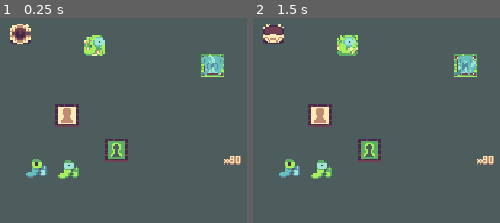
Above: before the commit, frames 1-2 (left to right).
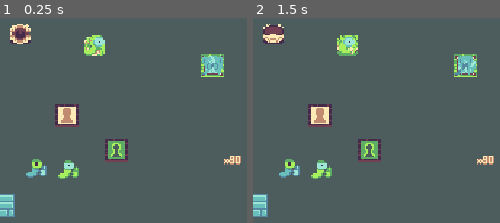
Above: after the commit, the same moments.

Repository: Patashu/Achronal-Dungeon
Game: Godot game, scene res://TileSet.tscn
Same seed, same stepped clock (60 frames per second), same inputs: the game is played once before the commit and once after it. This scene is started directly instead of the project's main scene.
Inputs (mouse positions are in pixels of both pictures, inside the frame that each line leads up to):
- Up to frame 1 (0.25 s): no input
- Up to frame 2 (1.5 s): tap Enter (ui_accept) at 0.5, 0.77 s; move the mouse to (outside the picture) at 0.52 s; hold Right (ui_right) 0.53-1.28 s; hold Shift (run_modifier) 0.53-1.28 s; tap X (action) at 0.6 s; move the mouse to (492, 163) at 1.27 s; hold Down (ui_down) from 1.28 s (still down); tap Shift (run_modifier) at 1.35 s

The runs differ from the first frame. In frame 1, 0.7% of the frame differs, in the area x 0-7%, y 85-98%; in frame 2, 0.7%.

Commit message:
make the headband harder to get with a steel wall
(sorry, PleasingFungus)

Diff:
--- a/GameLogic.gd
+++ b/GameLogic.gd
@@ -200,6 +200,9 @@
 		else:
 			print_message("You bump into the wall.");
 			can_move = false;
+	if ("steel" in dest_name and !is_running):
+		print_message("The steel wall is impervious to your efforts.");
+		can_move = false;
 	if ("lock" in dest_name and !is_running):
 		if (keys > 0):
 			print_message("You open the lock.");
@@ -411,6 +414,10 @@
 		print_message("Sorry, that would tear a hole in spacetime, consuming you in the process.");
 		return;
 
+	if ("steel" in dest_name):
+		print_message("You can't turn steel walls GREEN.");
+		return;
+
 	var is_green = "green" in dest_name;
 	if (is_green):
 		print_message("It's already as GREEN as it gets.");
@@ -607,6 +614,9 @@
 	if ("wall" in dest_name):
 		hoverinfo.text += "\nImpervious without a Pickaxe.";
 
+	if ("steel" in dest_name):
+		hoverinfo.text += "\nA wall that can't be Pickaxed. (Sorry!)";
+
 	if ("potion" in dest_name):
 		hoverinfo.text += "\nIncreases your HP by " + str(multiplier_val) + ".";
 
@@ -660,6 +670,9 @@
 
 	if ("wall" in dest_name):
 		result += "Wall";
+
+	if ("steel" in dest_name):
+		result += "Steel Wall";
 
 	if ("potion" in dest_name):
 		result += "Potion";
--- a/PlayingField.tscn
+++ b/PlayingField.tscn
@@ -26,7 +26,7 @@
 tile_set = ExtResource( 1 )
 cell_size = Vector2( 16, 16 )
 format = 1
-tile_data = PoolIntArray( 0, 9, 0, 1, 9, 0, 2, 9, 0, 3, 9, 0 …(690 unchanged characters)… 0, 131092, 0, 0, 131093, 38, 0, 131095, 9, 0, 131096, 9, 0, 131097, 9, 0, 196608, …(5478 unchanged characters)…
+tile_data = PoolIntArray( 0, 9, 0, 1, 9, 0, 2, 9, 0, 3, 9, 0 …(690 unchanged characters)… 0, 131092, 0, 0, 131093, 38, 0, 131095, 61, 0, 131096, 9, 0, 131097, 9, 0, 196608, …(5478 unchanged characters)…
 
 [node name="ActorMap" type="TileMap" parent="."]
 tile_set = ExtResource( 1 )
--- a/TileSet.tscn
+++ b/TileSet.tscn
@@ -87,6 +87,7 @@
 [ext_resource path="res://assets/greenplayer2.png" type="Texture" id=85]
 [ext_resource path="res://assets/playerWIN.png" type="Texture" id=86]
 [ext_resource path="res://assets/greenplayerWIN.png" type="Texture" id=87]
+[ext_resource path="res://assets/steel.png" type="Texture" id=88]
 
 [sub_resource type="AnimatedTexture" id=6]
 frames = 2
@@ -513,3 +514,7 @@
 [node name="GreenplayerWin" type="Sprite" parent="."]
 position = Vector2( 47, 196 )
 texture = ExtResource( 87 )
+
+[node name="Steel" type="Sprite" parent="."]
+position = Vector2( 2, 221 )
+texture = ExtResource( 88 )
--- a/tiles.tres
+++ b/tiles.tres
@@ -86,6 +86,7 @@
 [ext_resource path="res://assets/greenplayer2.png" type="Texture" id=84]
 [ext_resource path="res://assets/playerWIN.png" type="Texture" id=85]
 [ext_resource path="res://assets/greenplayerWIN.png" type="Texture" id=86]
+[ext_resource path="res://assets/steel.png" type="Texture" id=87]
 
 [sub_resource type="AnimatedTexture" id=6]
 frames = 2
@@ -1117,3 +1118,17 @@
 60/shape_one_way_margin = 0.0
 60/shapes = [  ]
 60/z_index = 0
+61/name = "Steel"
+61/texture = ExtResource( 87 )
+61/tex_offset = Vector2( 0, 0 )
+61/modulate = Color( 1, 1, 1, 1 )
+61/region = Rect2( 0, 0, 16, 16 )
+61/tile_mode = 0
+61/occluder_offset = Vector2( 8, 8 )
+61/navigation_offset = Vector2( 8, 8 )
+61/shape_offset = Vector2( 0, 0 )
+61/shape_transform = Transform2D( 1, 0, 0, 1, 0, 0 )
+61/shape_one_way = false
+61/shape_one_way_margin = 0.0
+61/shapes = [  ]
+61/z_index = 0
Not shown, changed: .mono/metadata/ide_messaging_meta.txt
Not shown: 1 places in TileSet.tscn that only renumber resources
Binary file added: assets/steel.png
Not shown, added: assets/steel.png.import
Not shown: 1 places in tiles.tres that only renumber resources
